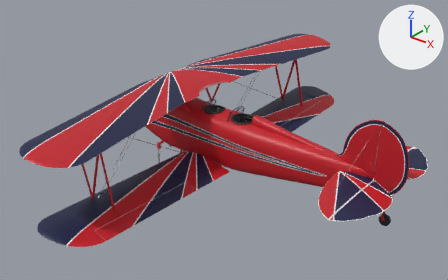
What one commit did to the glTF model unity/Assets/_Project/Resources/Models/great-lakes-like/great-lakes-like-own.glb.
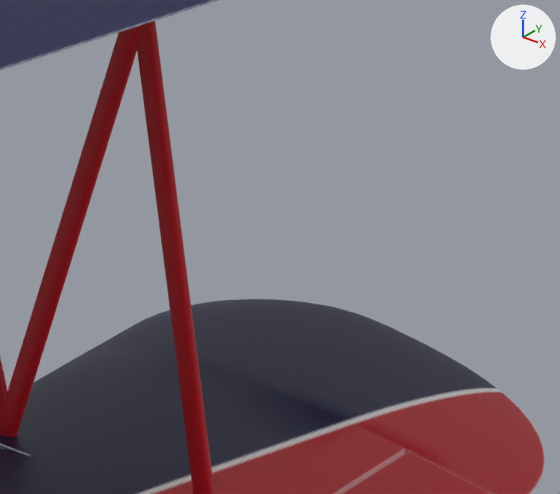
The first picture shows the older version from a camera (50 mm lens) standing at (8.22, -8.55, 4.92) and looking at (1.58, -0.25, -0.23). The close-ups show the older and then the newer version on the part from 63% to 75% of the width and 20% to 37% of the height of that picture. Only the edits that show in the close-ups are written down. Lighting does not change. The marker at upper right points along +X, +Y and +Z. Where no turn or scale is listed for an object, it has been applied to the vertices.

Names of what the first close-up shows: 'Aileron_LR', 'Strut_Interplane', 'Wing_Lower', 'Wing_Upper' and 1 more.
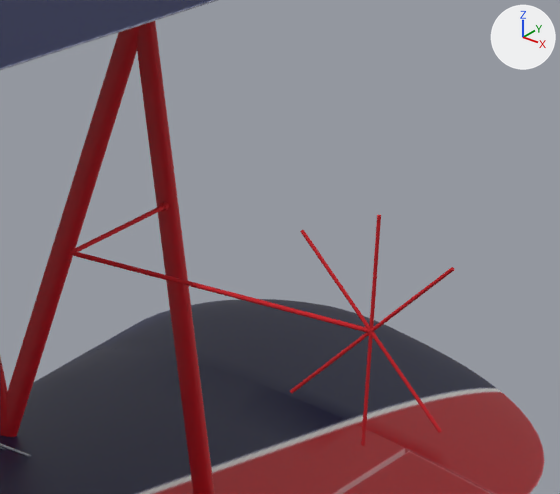
What differs and where, as boxes (x1, y1, x2, y2) in the close-ups (560 x 494 px):
'Sight_R_Support1', added: after (70, 251, 370, 333)
'Sight_R_Minus45', added: after (300, 230, 442, 433)
'Sight_R_Vertical', added (red): after (361, 215, 381, 446)
'Sight_R_Plus45', added: after (290, 267, 454, 393)
'Sight_R_Support0', added: after (69, 205, 164, 253)

The change, as a diff of the scene's bpy script:
```diff
--- a/unity/Assets/_Project/Resources/Models/great-lakes-like/great-lakes-like-own.glb.py
+++ b/unity/Assets/_Project/Resources/Models/great-lakes-like/great-lakes-like-own.glb.py
@@ mat_sight_red @@
+mat_sight_red = principled_material('Sight_Red')
+mat_sight_red.base_color = (0.578, 0.009, 0.017)  # red #c81823
+mat_sight_red.roughness = 0.9
@@ me_sight_r_support1 @@
+me_sight_r_support1.from_pydata(...)  # 32 vertices, 60 faces; spans x 1.23..1.97, y 2.487..2.498, z 0.062..0.072
+me_sight_r_support1.materials.append(mat_sight_red)  # red #c81823
@@ me_sight_r_support0 @@
+me_sight_r_support0.from_pydata(...)  # 32 vertices, 60 faces; spans x 1.225..1.235, y 2.492..2.853, z 0.062..0.072
+me_sight_r_support0.materials.append(mat_sight_red)  # red #c81823
@@ me_sight_r_minus45 @@
+me_sight_r_minus45.from_pydata(...)  # 32 vertices, 60 faces; spans x 1.787..2.153, y 2.488..2.497, z -0.115..0.25
+me_sight_r_minus45.materials.append(mat_sight_red)  # red #c81823
@@ me_sight_r_plus45 @@
+me_sight_r_plus45.from_pydata(...)  # 32 vertices, 60 faces; spans x 1.787..2.153, y 2.488..2.497, z -0.115..0.25
+me_sight_r_plus45.materials.append(mat_sight_red)  # red #c81823
@@ me_sight_r_vertical @@
+me_sight_r_vertical.from_pydata(...)  # 32 vertices, 60 faces; spans x 1.966..1.974, y 2.488..2.497, z -0.187..0.322
+me_sight_r_vertical.materials.append(mat_sight_red)  # red #c81823
@@ ob_sight_r_support1 @@
+ob_sight_r_support1 = bpy.data.objects.new('Sight_R_Support1', me_sight_r_support1)
+ob_sight_r_support1.location = (0.0, 0.0, 0.0)
@@ ob_sight_r_support0 @@
+ob_sight_r_support0 = bpy.data.objects.new('Sight_R_Support0', me_sight_r_support0)
+ob_sight_r_support0.location = (0.0, 0.0, 0.0)
@@ ob_sight_r_minus45 @@
+ob_sight_r_minus45 = bpy.data.objects.new('Sight_R_Minus45', me_sight_r_minus45)
+ob_sight_r_minus45.location = (0.0, 0.0, 0.0)
@@ ob_sight_r_plus45 @@
+ob_sight_r_plus45 = bpy.data.objects.new('Sight_R_Plus45', me_sight_r_plus45)
+ob_sight_r_plus45.location = (0.0, 0.0, 0.0)
@@ ob_sight_r_vertical @@
+ob_sight_r_vertical = bpy.data.objects.new('Sight_R_Vertical', me_sight_r_vertical)
+ob_sight_r_vertical.location = (0.0, 0.0, 0.0)
```
